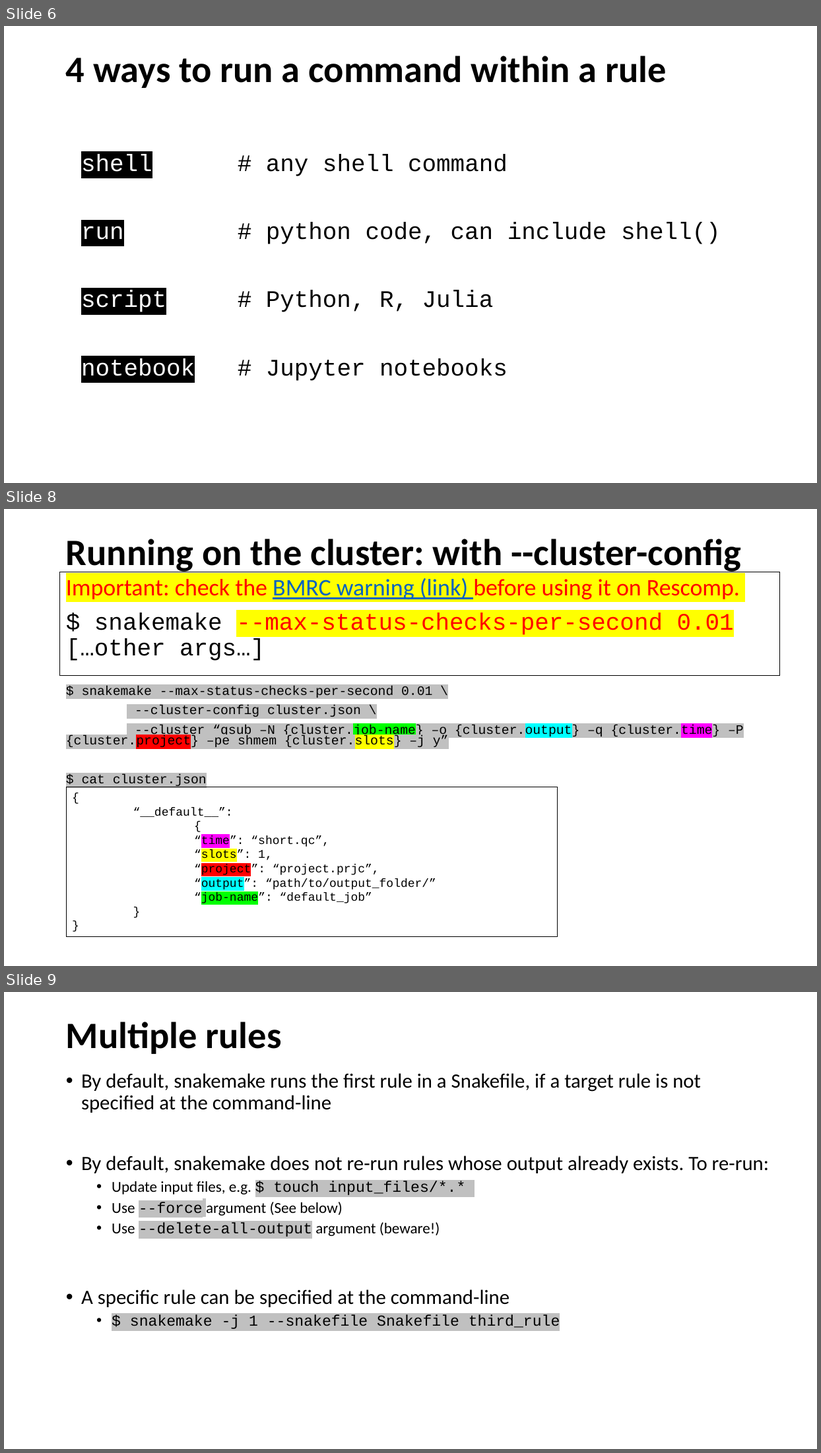
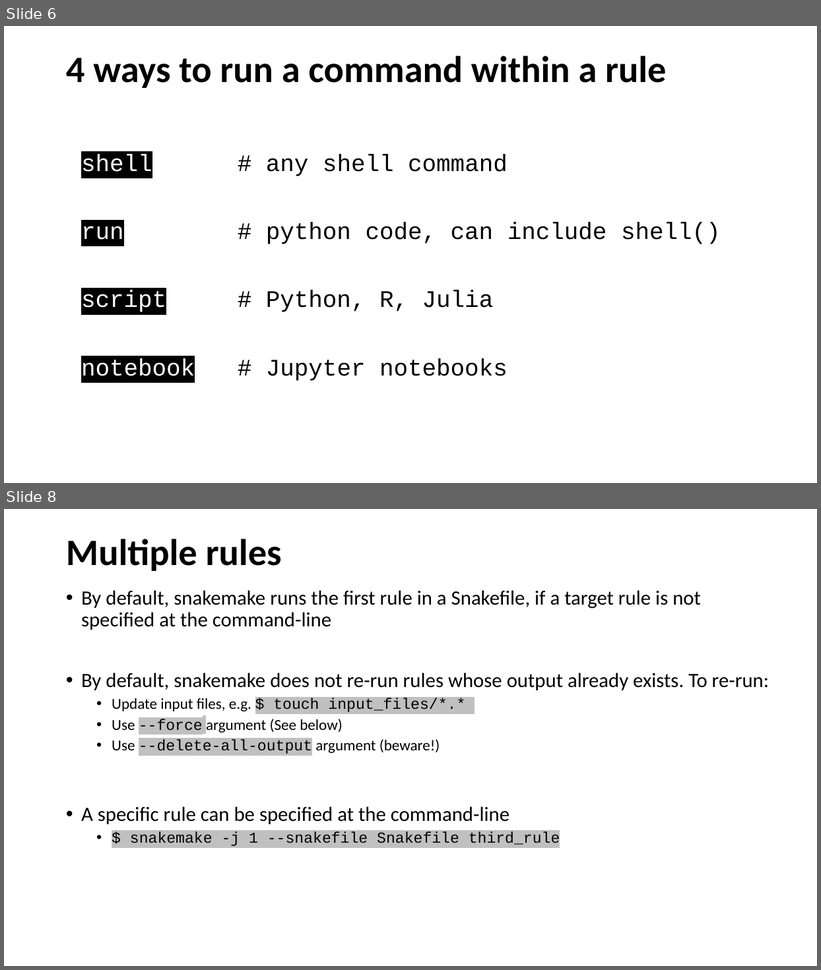
Before and after one commit to sraorao/snakemake_GMS_MT2023, a slide deck: session1/snakemake.pptx. Shown one above the other, each under a label of ours: slides 6, 8 and 9 before the commit, slides 6 and 8 after it; the slides between them are not shown. The pictures are 821x1453 and 821x970 pixels, drawn with LibreOffice and Linux fonts; fonts in the diff are those of the drawing. Boxes give left, top, right and bottom in pixels: in the first picture for what was removed or moved away, otherwise in the second. Text is boxed around its words. In the diff, an @@ line names an element or a change of style, - is before the commit and + after.

```diff
--- a/session1/snakemake.pptx
+++ b/session1/snakemake.pptx
@@ slide 8 removed at (4, 509, 817, 966), background #FFFFFF @@
@@ title removed at (66, 539, 741, 574) @@
-Running on the cluster: with --cluster-config
@@ rectangle removed at (60, 572, 781, 676) @@
-Important: check the BMRC warning (link) before using it on Rescomp.
-$ snakemake --max-status-checks-per-second 0.01 […other args…]
@@ text removed at (66, 686, 744, 788) @@
-$ snakemake --max-status-checks-per-second 0.01 \
---cluster-config cluster.json \
---cluster “qsub –N {cluster.job-name} –o {cluster.output} –q {cluster.time} –P {cluster.project} –pe shmem {cluster.slots} –j y”
-$ cat cluster.json
@@ rectangle removed at (66, 787, 558, 937) @@
-{
-“__default__”:
-{
-“time”: “short.qc”,
-“slots”: 1,
-“project”: “project.prjc”,
-“output”: “path/to/output_folder/”
-“job-name”: “default_job”
-}
-}
@@ what was slide 9 is now slide 8 @@
```
Also in this commit, not shown: 4 slides changed, 9 other files.
